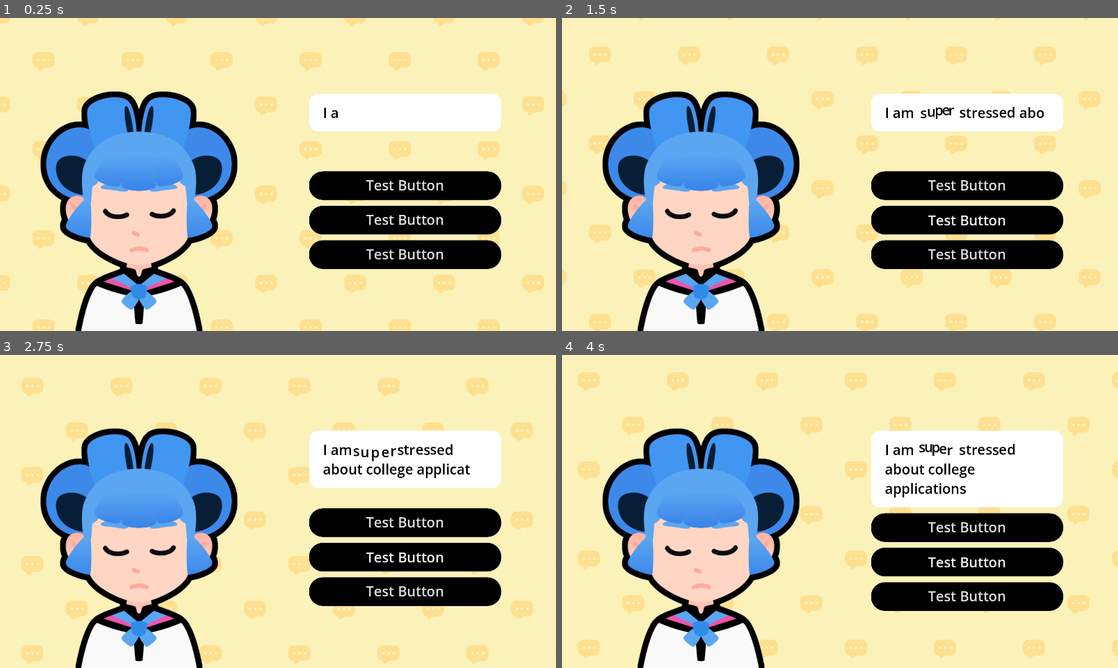
Above: before the commit, frames 1-4 (two rows, left to right).
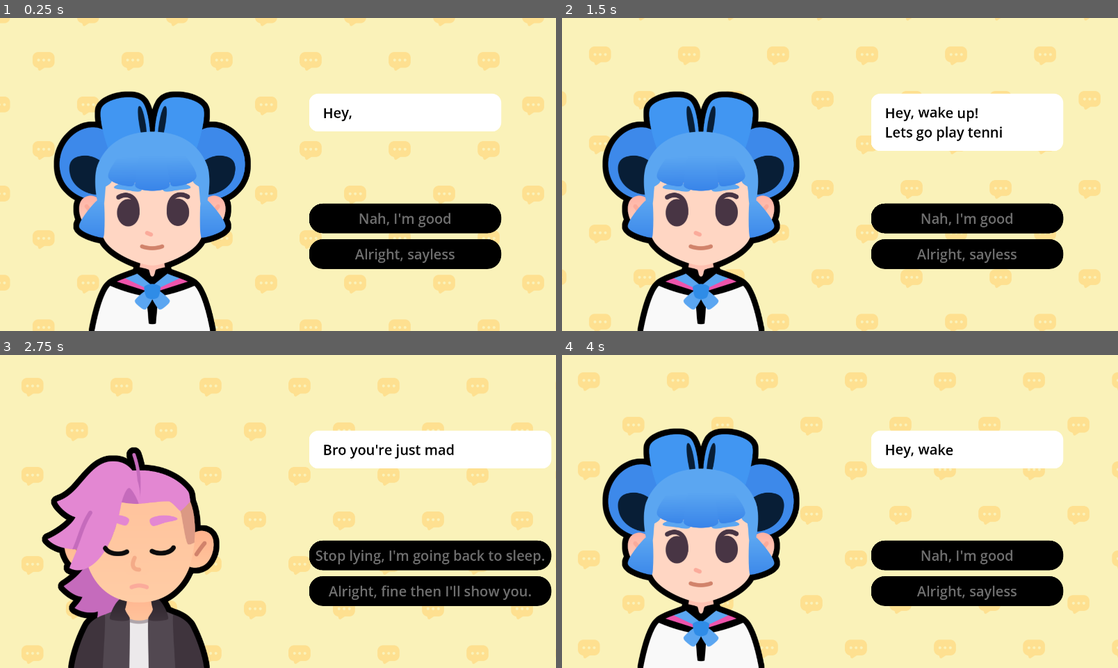
Above: after the commit, the same moments.

Repository: Purple9200/2d-GameDev-Course
Game: Godot game, scene res://lessons/dialogue.tscn
The game is run twice, just before and just after one commit, with the same random seed, the same clock (stepped at 60 frames per second) and the same inputs. The project has no main scene, so this scene is started directly. Sound files missing from this copy of the repository are replaced by a short silence.
Inputs (mouse positions are in pixels of both pictures, inside the frame that each line leads up to):
- Up to frame 1 (0.25 s): no input
- Up to frame 2 (1.5 s): click (967, 187) at 0.5 s, where only the run before the commit has a clickable "Test Button"; click (967, 221) at 1.25 s, where only the run before the commit has a clickable "Test Button"
- Up to frame 3 (2.75 s): click (405, 555) at 2 s, where only the run after the commit has a clickable "Nah, I'm good"
- Up to frame 4 (4 s): click (967, 592) at 2.75 s, where only the run before the commit has a clickable "Test Button"; click (990, 555) at 3.5 s, where only the run after the commit has a clickable "Stop lying, I'm going back to…"

The runs differ from the first frame. In frame 1, 16% of the frame differs, in the area x 7-91%, y 23-100%; in frame 2, 8.1%; in frame 3, 30%, in the area x 7-100%, y 23-100%; in frame 4, 12%.

Commit message:
M8 L4 + Practices

Diff:
--- a/M08.start_a_dialog_workbook/lessons/dialogue.gd
+++ b/M08.start_a_dialog_workbook/lessons/dialogue.gd
@@ -9,63 +9,90 @@
 	"sophia": preload ("res://assets/sophia.png"),
 	"pink": preload ("res://assets/pink.png")
 }
-@onready var audio_stream_player: AudioStreamPlayer = %AudioStreamPlayer
-@onready var body = %Body
-@onready var expression = %Expression
-@onready var action_buttons_v_box_container_2 = $VBoxContainer/ActionButtonsVBoxContainer2
-@onready var rich_text_label = %RichTextLabel
 
 var dialogue_items: Array[Dictionary] = [
-	{
-		"expression": expressions["sad"],
-		"text": "I am [tornado freq=3.0]super[/tornado] [shake]stressed[/shake] about college applications",
-		"character":bodies["sophia"],
+{
+		"expression": expressions["regular"],
+		"text": "[wave]Hey, wake up![/wave]\nLets go play tennis!",
+		"character": bodies["sophia"],
+		"choices": {
+			"Nah, I'm good": 2,
+			"Alright, sayless": 1,
+		},
 	},
 	{
-		"expression": expressions["regular"],
-		"text": "Shouldn't you be [b]happy[/b] since you're almost [b]done[/b] with your [b]Essays?[/b]",
-		"character":bodies["pink"],
-	},
-	{
-		"expression": expressions["regular"],
-		"text": "I know I should be happy since I'm done with [rainbow val=0.8]3[/rainbow] [rainbow val=0.8]PIQs[/rainbow]",
-		"character":bodies["sophia"],
-	},
-	{
-		"expression": expressions["regular"],
-		"text": "That's great then [u]whats[/u] [u]the[/u] [u]problem?[/u]",
-		"character":bodies["pink"],
+		"expression": expressions["happy"],
+		"text": "We will play up to three [b]sets[/b].",
+		"character": bodies["sophia"],
+		"choices": {
+			"Fine by me.": 3,
+			"That's way too much, back to bed.": 2,
+		},
 	},
 	{
 		"expression": expressions["sad"],
-		"text": "I still have 1 more left which I have [wave=10]no[/wave] [wave=10]clue[/wave] what to write",
-		"character":bodies["sophia"],
+		"text": "Bro you're just mad I can beat you.",
+		"character": bodies["pink"],
+		"choices": {
+			"Stop lying, I'm going back to sleep.": 0,
+			"Alright, fine then I'll show you.": 1,
+		},
+	},
+	{
+		"expression": expressions["happy"],
+		"text": "Sure! [wave] First to two wins. [/wave]",
+		"character": bodies["pink"],
+		"choices": {"Okay! (Quit)": - 1},
 	},
 ]
+
+@onready var audio_stream_player: AudioStreamPlayer = %AudioStreamPlayer
+@onready var body = %Body
+@onready var expression_texture_rect: TextureRect = %Expression
+@onready var action_buttons_v_box_container = $VBoxContainer/ActionButtonsVBoxContainer
+@onready var rich_text_label = %RichTextLabel
+
 func _ready() -> void:
 	show_text(0)
 
 func show_text(current_item_index: int) -> void:
 	var current_item := dialogue_items[current_item_index]
 	rich_text_label.text = current_item["text"]
-	expression.texture = current_item["expression"]
+	expression_texture_rect.texture = current_item["expression"]
 	body.texture = current_item["character"]
+	create_buttons(current_item["choices"])
 	rich_text_label.visible_ratio = 0.0
 	var tween := create_tween()
-	var text_appearing_duration : float = current_item["text"].length() / 30.0
+	var text_appearing_duration: float = current_item["text"].length() / 30.0
 	tween.tween_property(rich_text_label, "visible_ratio", 1.0, text_appearing_duration)
 	var sound_max_length := audio_stream_player.stream.get_length() - text_appearing_duration
 	var sound_start_position := randf() * sound_max_length
 	audio_stream_player.play(sound_start_position)
 	tween.finished.connect(audio_stream_player.stop)
 	slide_in()
+	for button: Button in action_buttons_v_box_container.get_children():
+		button.disabled = true
+	tween.finished.connect(func() -> void:
+		for button: Button in action_buttons_v_box_container.get_children():
+			button.disabled = false
+	)
+func slide_in() -> void:
+	var slide_tween := create_tween()
+	slide_tween.set_ease(Tween.EASE_OUT)
+	body.position.x = get_viewport_rect().size.x / 7
+	slide_tween.tween_property(body, "position:x", 0, 0.3)
+	body.modulate.a = 0
+	slide_tween.parallel().tween_property(body, "modulate:a", 1, 0.2)
 
-
-func slide_in() -> void:
-	var tween := create_tween()
-	tween.set_trans(Tween.TRANS_QUART)
-	tween.set_ease(Tween.EASE_OUT)
-	body.position.x = 200.0
-	tween.tween_property(body, "position:x", 0.0, 0.3)
-	body.modulate.a =0.0
-	tween.parallel().tween_property(body, "modulate:a", 1.0, 0.2)
+func create_buttons(choices_data: Dictionary) -> void:
+	for button in action_buttons_v_box_container.get_children():
+		button.queue_free()
+	for choice_text in choices_data:
+		var button := Button.new()
+		action_buttons_v_box_container.add_child(button)
+		button.text = choice_text
+		var target_line_idx: int = choices_data[choice_text]
+		if target_line_idx == - 1:
+			button.pressed.connect(get_tree().quit)
+		else:
+			button.pressed.connect(show_text.bind(target_line_idx))
--- a/M08.start_a_dialog_workbook/lessons/dialogue.tscn
+++ b/M08.start_a_dialog_workbook/lessons/dialogue.tscn
@@ -81,18 +81,18 @@
 text = "Hello World"
 fit_content = true
 
-[node name="ActionButtonsVBoxContainer2" type="VBoxContainer" parent="VBoxContainer"]
+[node name="ActionButtonsVBoxContainer" type="VBoxContainer" parent="VBoxContainer"]
 layout_mode = 2
 
-[node name="Button" type="Button" parent="VBoxContainer/ActionButtonsVBoxContainer2"]
+[node name="Button" type="Button" parent="VBoxContainer/ActionButtonsVBoxContainer"]
 layout_mode = 2
 text = "Test Button"
 
-[node name="Button2" type="Button" parent="VBoxContainer/ActionButtonsVBoxContainer2"]
+[node name="Button2" type="Button" parent="VBoxContainer/ActionButtonsVBoxContainer"]
 layout_mode = 2
 text = "Test Button"
 
-[node name="Button3" type="Button" parent="VBoxContainer/ActionButtonsVBoxContainer2"]
+[node name="Button3" type="Button" parent="VBoxContainer/ActionButtonsVBoxContainer"]
 layout_mode = 2
 text = "Test Button"
 
--- a/M08.start_a_dialog_workbook/practices/L4.P1.populate_inventory/populate_inventory.gd
+++ b/M08.start_a_dialog_workbook/practices/L4.P1.populate_inventory/populate_inventory.gd
@@ -20,5 +20,8 @@
 func _ready() -> void:
 	for item_name in items_list:
 		var button := InventorySlotButton.new()
+		grid_container.add_child(button)
+		button.text = item_name
+		button.amount = items_list[item_name]
 		# Assign the item's name and amount to the button properties.
 		# Don't forget to add the button to the grid container.
--- a/M08.start_a_dialog_workbook/practices/L4.P1.populate_inventory/populate_inventory.tscn
+++ b/M08.start_a_dialog_workbook/practices/L4.P1.populate_inventory/populate_inventory.tscn
@@ -1,11 +1,12 @@
-[gd_scene load_steps=4 format=3]
+[gd_scene load_steps=4 format=3 uid="uid://bi8412uujox5j"]
 
-[ext_resource type="Material" path="res://assets/practice_background_material.tres" id="1_7a1xl"]
+[ext_resource type="Material" uid="uid://dxrtaju87p2an" path="res://assets/practice_background_material.tres" id="1_7a1xl"]
 [ext_resource type="Script" path="res://practices/L4.P1.populate_inventory/populate_inventory.gd" id="2_e4k5i"]
-[ext_resource type="Theme" path="res://assets/practices/practices_theme.tres" id="3_ca4cj"]
+[ext_resource type="Theme" uid="uid://qk3rjf73qo8w" path="res://assets/practices/practices_theme.tres" id="3_ca4cj"]
 
 [node name="PopulateInventory" type="ColorRect"]
 material = ExtResource("1_7a1xl")
+anchors_preset = 15
 anchor_right = 1.0
 anchor_bottom = 1.0
 grow_horizontal = 2
--- a/M08.start_a_dialog_workbook/practices/L4.P2.equip_item/equip_item.gd
+++ b/M08.start_a_dialog_workbook/practices/L4.P2.equip_item/equip_item.gd
@@ -28,8 +28,8 @@
 		var button := InventorySlotButton.new()
 		button.text = item_name
 		grid_container.add_child(button)
+		button.pressed.connect(display_item.bind(item_name))
 		# Connect the button here. Don't forget to use .bind()!
-
 
 # Displays an item. The text parameter is the name of the item.
 func display_item(text: String) -> void:
--- a/M08.start_a_dialog_workbook/practices/L4.P2.equip_item/equip_item.tscn
+++ b/M08.start_a_dialog_workbook/practices/L4.P2.equip_item/equip_item.tscn
@@ -1,11 +1,12 @@
-[gd_scene load_steps=4 format=3]
+[gd_scene load_steps=4 format=3 uid="uid://byeml35qydakh"]
 
-[ext_resource type="Material" path="res://assets/practice_background_material.tres" id="1_x0ygl"]
+[ext_resource type="Material" uid="uid://dxrtaju87p2an" path="res://assets/practice_background_material.tres" id="1_x0ygl"]
 [ext_resource type="Script" path="res://practices/L4.P2.equip_item/equip_item.gd" id="2_v47l8"]
-[ext_resource type="Theme" path="res://assets/practices/practices_theme.tres" id="3_20dkr"]
+[ext_resource type="Theme" uid="uid://qk3rjf73qo8w" path="res://assets/practices/practices_theme.tres" id="3_20dkr"]
 
 [node name="EquipItems" type="ColorRect"]
 material = ExtResource("1_x0ygl")
+anchors_preset = 15
 anchor_right = 1.0
 anchor_bottom = 1.0
 grow_horizontal = 2
Not shown, changed: M08.start_a_dialog_solutions/assets/practices/Stacked pixel.ttf.import
Not shown, changed: M08.start_a_dialog_solutions/lessons_reference/UI_samples/assets/Stacked pixel.ttf.import
